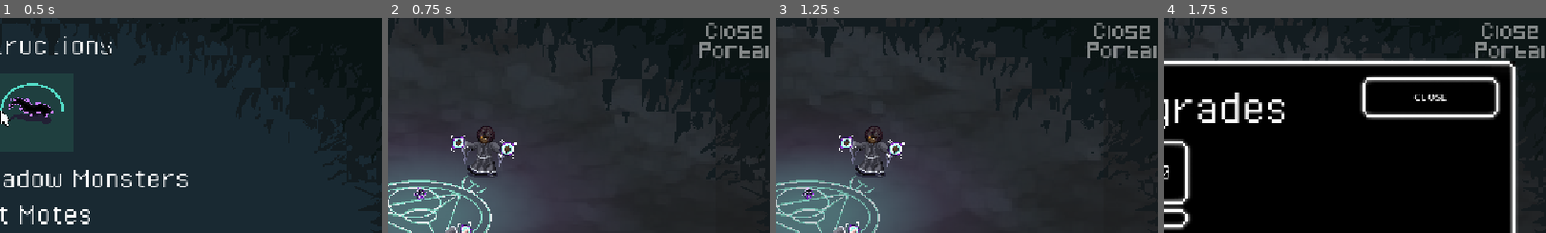
Above: before the commit, frames 1-4 (left to right).
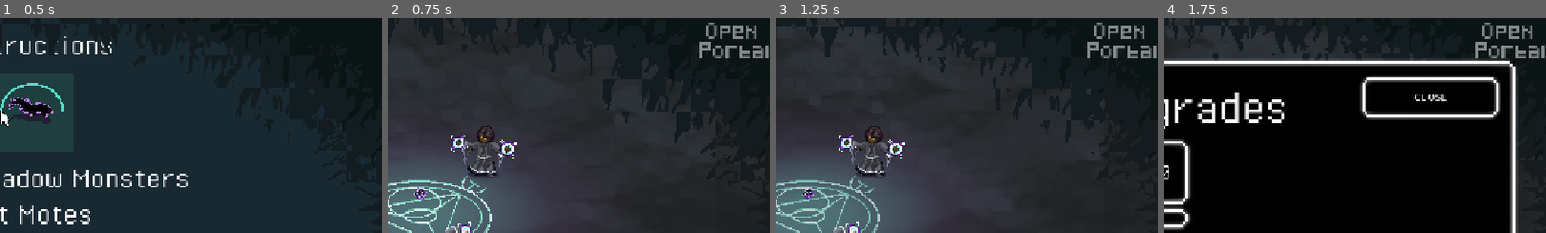
Above: after the commit, the same moments.

Repository: alifeee/loop
Game: Godot game, scene res://scenes/main.tscn
The game is run twice, just before and just after one commit, with the same random seed, the same clock (stepped at 60 frames per second) and the same inputs. The engine's default icon, where the game draws it, is replaced by a stand-in: a white triangle on a blue panel in a dark square.
Inputs:
- Up to frame 1 (0.5 s): no input
- Up to frame 2 (0.75 s): click "Start" at 0.5 s
- Up to frame 3 (1.25 s): no input
- Up to frame 4 (1.75 s): click "Upgrades (s)" at 1.25 s
The pictures show only the part of the screen within x 46-96%, y 4-54%; the shares and areas given below are measured in that part.

Frame 1 is identical in both runs. In frame 2, 0.4% of the frame differs, in the area x 85-98%, y 3-10%; in frame 3, 0.4%; in frame 4, 0.4%.

Commit message:
feat: win screen

Diff:
--- a/scenes/game_ui.tscn
+++ b/scenes/game_ui.tscn
@@ -164,7 +164,7 @@
 grow_vertical = 2
 theme_override_fonts/font = ExtResource("2_u2dgd")
 theme_override_font_sizes/font_size = 20
-text = "Close"
+text = "Open"
 
 [node name="Portal" type="Label" parent="Panel/Close Portal Button/Panel"]
 layout_mode = 1
@@ -195,6 +195,7 @@
 offset_bottom = 243.0
 grow_horizontal = 0
 grow_vertical = 2
+max_value = 1.0
 step = 1.0
 value = 1.0
 fill_mode = 3
--- a/scripts/animated_sprite.gd
+++ b/scripts/animated_sprite.gd
@@ -3,7 +3,7 @@
 func _ready() -> void:
 	Globals.pause_game.connect(pause)
 	Globals.resume_game.connect(play)
-	Globals.end_game.connect(_win)
+	Globals.win.connect(_win)
 
 func _win ():
 	play("summon_portal")
--- a/scripts/globals.gd
+++ b/scripts/globals.gd
@@ -14,6 +14,7 @@
 signal pause_game
 signal resume_game
 signal end_game
+signal win
 signal reset_game
 # other signals
 signal player_hit(lives_left: int)
@@ -62,6 +63,7 @@
 	gamestate = GAMESTATES.WIN_SCREEN
 	end_game.emit()
 	if is_win:
+		win.emit()
 		for hittable in Globals.demons.duplicate():
 			hittable.hit(100)
 func reset():
